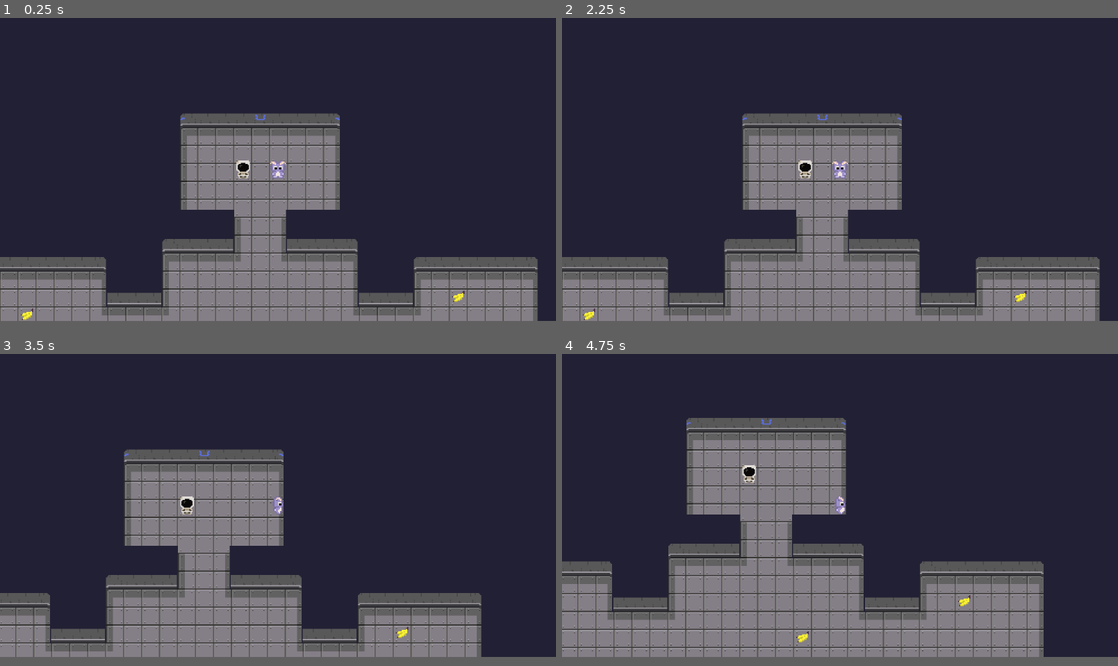
Above: before the commit, frames 1-4 (two rows, left to right).
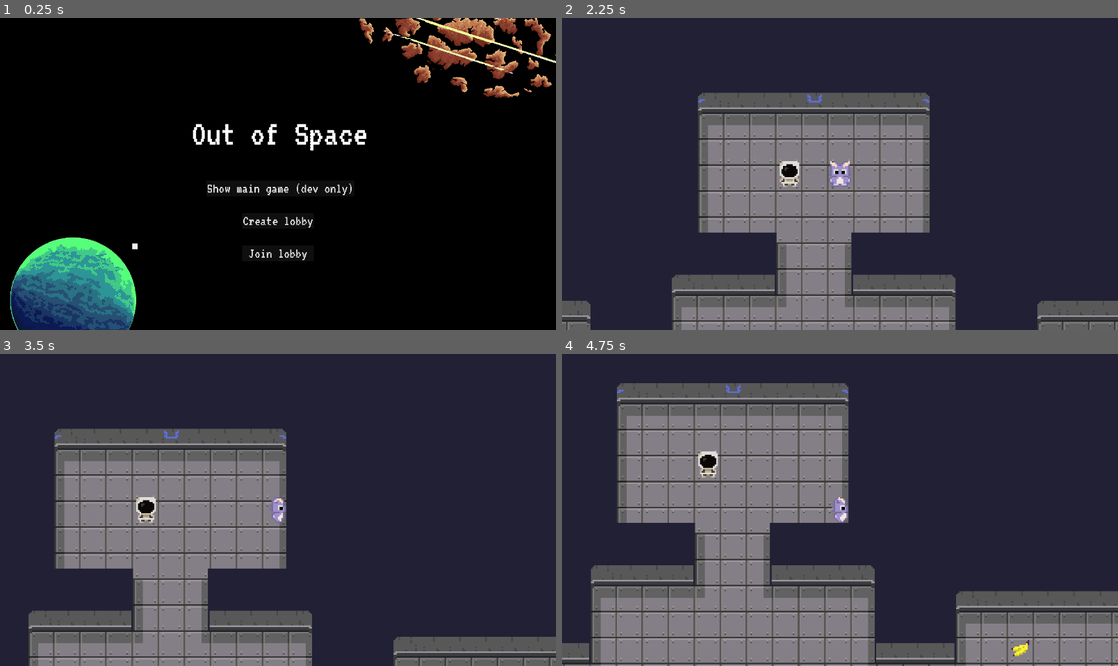
Above: after the commit, the same moments.

Repository: UoMY2/frontend
Game: Godot game, scene res://levels/mainmenu.tscn
Same seed, same stepped clock (60 frames per second), same inputs: the game is played once before the commit and once after it. Before the commit the project starts from res://levels/game_level.tscn.
Inputs (mouse positions are in pixels of both pictures, inside the frame that each line leads up to):
- Up to frame 1 (0.25 s): no input
- Up to frame 2 (2.25 s): click (840, 214) at 0.5 s, where only the run after the commit has a clickable "Create lobby"; click (840, 245) at 1.25 s, where only the run after the commit has a clickable "Join lobby"; click (840, 183) at 2 s, where only the run after the commit has a clickable "Show main game (dev only)"
- Up to frame 3 (3.5 s): tap Enter at 2.75 s; hold D (right) from 2.78 s (still down)
- Up to frame 4 (4.75 s): release D (right) at 3.53 s; hold S (down) 3.53-4.28 s; tap Space at 4.25 s; hold D (right) from 4.28 s (still down)
The window is 800x436 before the commit and 800x449 after it. Grey fills any space a smaller window leaves; there, only what the larger window draws over its background counts as a difference.

The runs differ from the first frame. In frame 1, 98% of the frame differs, in the area x 0-100%, y 0-100%; in frame 2, 31%; in frame 3, 29%; in frame 4, 36%.

Commit message:
added main menu

Diff:
--- /dev/null
+++ b/levels/create_lobby_btn.gd
@@ -0,0 +1,14 @@
+extends Control
+
+#called when the node enters the scene tree for the first time
+func _ready():
+	pass
+
+#called every frame. 'delta' is elapsed time since the previous frame
+func _process(_delta):
+	pass
+
+#runs when the button is pressed
+func _on_pressed():
+	print("creating lobby")
+	pass #enter code to create a lobby
--- /dev/null
+++ b/levels/join_lobby_btn.gd
@@ -0,0 +1,14 @@
+extends Control
+
+#called when the node enters the scene tree for the first time
+func _ready():
+	pass
+
+#called every frame. 'delta' is elapsed time since the previous frame
+func _process(_delta):
+	pass
+
+#runs when the button is pressed
+func _on_pressed():
+	print("joining lobby")
+	pass #enter code to join a lobby
--- /dev/null
+++ b/levels/mainmenu.gd
@@ -0,0 +1,4 @@
+extends Control
+
+func _ready():
+	pass
--- /dev/null
+++ b/levels/mainmenu.tscn
@@ -0,0 +1,99 @@
+[gd_scene load_steps=9 format=3 uid="uid://bs2tkij1d3ukh"]
+
+[ext_resource type="FontFile" uid="uid://d4dc84pifcc58" path="res://Fonts/VT323_font/VT323-Regular.ttf" id="1_dsjdq"]
+[ext_resource type="Script" path="res://levels/mainmenu.gd" id="1_jo0u1"]
+[ext_resource type="Texture2D" uid="uid://pbqblqqnq46h" path="res://art/Main_menu/blue planet.png" id="2_pr6kr"]
+[ext_resource type="Texture2D" uid="uid://dot3y5xqlq8gk" path="res://art/Main_menu/background.png" id="3_m0w4i"]
+[ext_resource type="Texture2D" uid="uid://csp5adyh2hcur" path="res://art/Main_menu/red_planet_e.png" id="4_t24m2"]
+[ext_resource type="Script" path="res://levels/create_lobby_btn.gd" id="6_jqd3n"]
+[ext_resource type="Script" path="res://levels/join_lobby_btn.gd" id="7_e1dje"]
+[ext_resource type="Script" path="res://levels/show_main_game_btn.gd" id="8_tixp6"]
+
+[node name="Control" type="Control"]
+layout_mode = 3
+anchors_preset = 15
+anchor_right = 1.0
+anchor_bottom = 1.0
+grow_horizontal = 2
+grow_vertical = 2
+script = ExtResource("1_jo0u1")
+
+[node name="Label" type="Label" parent="."]
+z_index = 1
+layout_mode = 0
+offset_left = 631.0
+offset_top = 350.0
+offset_right = 1063.0
+offset_bottom = 440.0
+scale = Vector2(0.25, 0.25)
+theme_override_fonts/font = ExtResource("1_dsjdq")
+theme_override_font_sizes/font_size = 90
+text = "Out of Space"
+horizontal_alignment = 1
+vertical_alignment = 1
+
+[node name="ParallaxBackground" type="ParallaxBackground" parent="."]
+
+[node name="ParallaxLayer2" type="ParallaxLayer" parent="ParallaxBackground"]
+
+[node name="Sprite2D" type="Sprite2D" parent="ParallaxBackground/ParallaxLayer2"]
+z_index = 1
+position = Vector2(650, 300)
+scale = Vector2(0.128, 0.128)
+texture = ExtResource("2_pr6kr")
+
+[node name="ParallaxLayer" type="ParallaxLayer" parent="ParallaxBackground"]
+
+[node name="Sprite2D" type="Sprite2D" parent="ParallaxBackground/ParallaxLayer"]
+position = Vector2(683, 388)
+scale = Vector2(0.680645, 0.680645)
+texture = ExtResource("3_m0w4i")
+
+[node name="ParallaxLayer3" type="ParallaxLayer" parent="ParallaxBackground"]
+
+[node name="Sprite2D" type="Sprite2D" parent="ParallaxBackground/ParallaxLayer3"]
+z_index = 1
+position = Vector2(720, 480)
+scale = Vector2(0.128, 0.128)
+texture = ExtResource("4_t24m2")
+
+[node name="Camera2D" type="Camera2D" parent="."]
+position = Vector2(684, 386)
+
+[node name="Button" type="Button" parent="."]
+layout_mode = 0
+offset_left = 662.0
+offset_top = 410.0
+offset_right = 1102.0
+offset_bottom = 508.0
+scale = Vector2(0.1, 0.1)
+theme_override_fonts/font = ExtResource("1_dsjdq")
+theme_override_font_sizes/font_size = 90
+text = "Create lobby"
+script = ExtResource("6_jqd3n")
+
+[node name="Button2" type="Button" parent="."]
+offset_left = 662.0
+offset_top = 430.0
+offset_right = 1102.0
+offset_bottom = 528.0
+scale = Vector2(0.1, 0.1)
+theme_override_fonts/font = ExtResource("1_dsjdq")
+theme_override_font_sizes/font_size = 90
+text = "Join lobby"
+script = ExtResource("7_e1dje")
+
+[node name="Button3" type="Button" parent="."]
+offset_left = 640.0
+offset_top = 390.0
+offset_right = 1548.0
+offset_bottom = 488.0
+scale = Vector2(0.1, 0.1)
+theme_override_fonts/font = ExtResource("1_dsjdq")
+theme_override_font_sizes/font_size = 90
+text = "Show main game (dev only)"
+script = ExtResource("8_tixp6")
+
+[connection signal="pressed" from="Button" to="Button" method="_on_pressed"]
+[connection signal="pressed" from="Button2" to="Button2" method="_on_pressed"]
+[connection signal="pressed" from="Button3" to="Button3" method="_on_pressed"]
--- /dev/null
+++ b/levels/show_main_game_btn.gd
@@ -0,0 +1,15 @@
+extends Control
+
+#called when the node enters the scene tree for the first time
+func _ready():
+	pass
+
+#called every frame. 'delta' is elapsed time since the previous frame
+func _process(_delta):
+	pass
+
+#runs when the button is pressed
+func _on_pressed():
+	# Transition to the game scene
+	get_tree().change_scene_to_file("res://levels/game_level.tscn")
+	pass
--- a/project.godot
+++ b/project.godot
@@ -11,14 +11,14 @@
 [application]
 
 config/name="top down game"
-run/main_scene="res://levels/game_level.tscn"
+run/main_scene="res://levels/mainmenu.tscn"
 config/features=PackedStringArray("4.2", "GL Compatibility")
 config/icon="res://icon.svg"
 
 [display]
 
-window/size/viewport_width=1980
-window/size/viewport_height=1080
+window/size/viewport_width=1366
+window/size/viewport_height=768
 window/stretch/scale=4.0
 
 [input]
Not shown, added: Fonts/VT323_font/OFL.txt
Binary file added: Fonts/VT323_font/VT323-Regular.ttf
Not shown, added: Fonts/VT323_font/VT323-Regular.ttf.import
Binary file added: art/Main_menu/background.png
Not shown, added: art/Main_menu/background.png.import
Binary file added: art/Main_menu/blue nebula 2.png
Not shown, added: art/Main_menu/blue nebula 2.png.import
Binary file added: art/Main_menu/blue nebula 3.png
Not shown, added: art/Main_menu/blue nebula 3.png.import
Binary file added: art/Main_menu/blue nebula.png
Not shown, added: art/Main_menu/blue nebula.png.import
Binary file added: art/Main_menu/blue planet.png
(and 11 more such lines)
